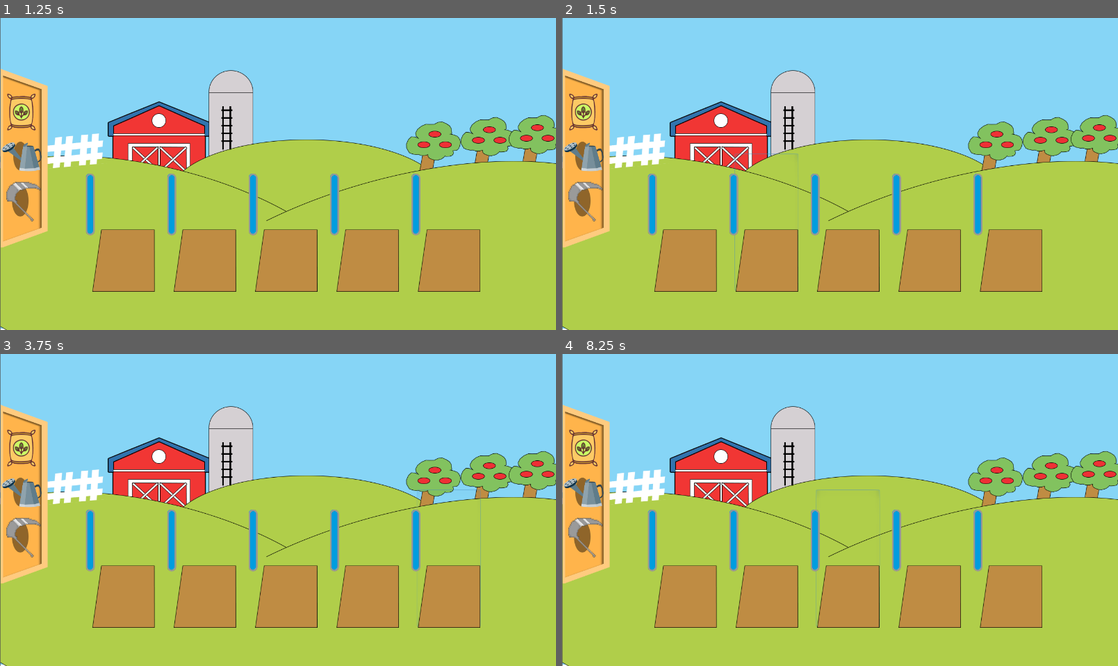
Above: before the commit, frames 1-4 (two rows, left to right).
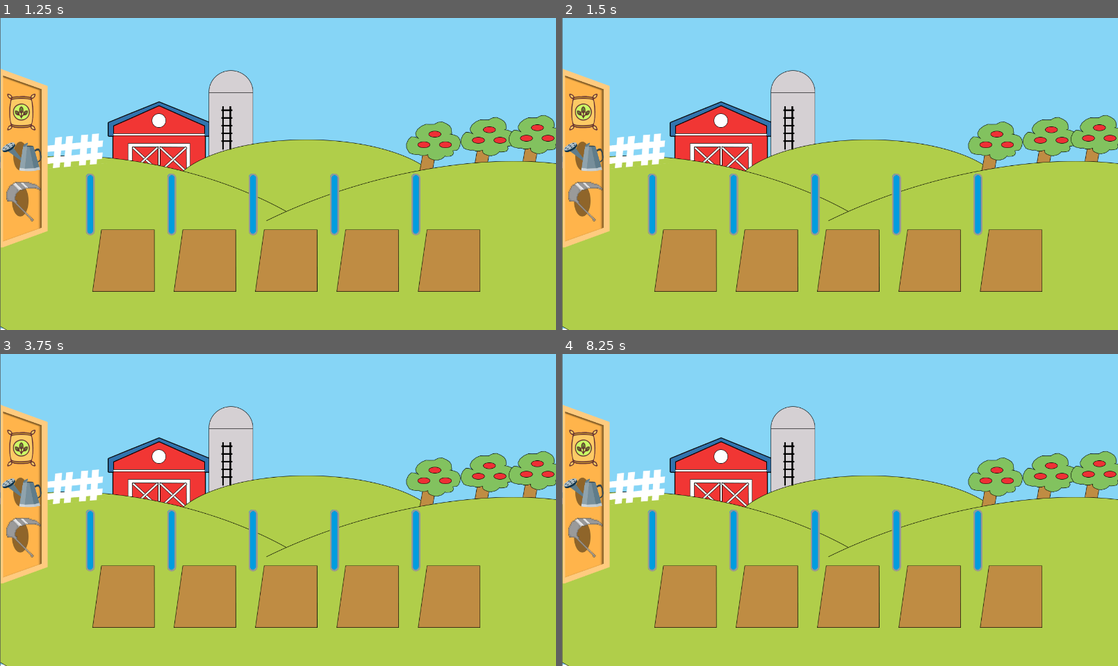
Above: after the commit, the same moments.

Repository: geofany/Ayo-Tanam
Game: Godot game, scene res://Main Game.tscn
Same seed, same stepped clock (60 frames per second), same inputs: the game is played once before the commit and once after it.
Inputs (mouse positions are in pixels of both pictures, inside the frame that each line leads up to):
- Up to frame 1 (1.25 s): click (122, 220) at 0.5 s
- Up to frame 2 (1.5 s): click (767, 220) at 1.25 s
- Up to frame 3 (3.75 s): click (283, 556) at 2 s; click (366, 556) at 2.75 s; click (450, 556) at 3.5 s
- Up to frame 4 (8.25 s): click (584, 447) at 4.25 s; click (584, 491) at 5 s; click (584, 538) at 5.75 s; click (684, 556) at 6.5 s; click (767, 556) at 7.25 s; click (845, 556) at 8 s

Frame 1 is identical in both runs. In frame 2, less than 0.1% of the frame differs, in the area x 31-43%, y 43-88%; in frame 3, less than 0.1%, in the area x 75-87%, y 43-88%; in frame 4, less than 0.1%.

Commit message:
Update Main Game.tscn

Diff:
--- a/Main Game.tscn
+++ b/Main Game.tscn
@@ -216,6 +216,7 @@
 margin_top = 333.723
 margin_right = 581.186
 margin_bottom = 670.723
+focus_mode = 0
 flat = true
 script = ExtResource( 3 )
 
@@ -248,6 +249,7 @@
 margin_top = 333.723
 margin_right = 781.186
 margin_bottom = 670.723
+focus_mode = 0
 flat = true
 script = ExtResource( 3 )
 
@@ -280,6 +282,7 @@
 margin_top = 333.723
 margin_right = 981.186
 margin_bottom = 670.723
+focus_mode = 0
 flat = true
 script = ExtResource( 3 )
 
@@ -307,11 +310,11 @@
 fill_mode = 3
 
 [node name="tanah5" type="Button" parent="."]
-editor/display_folded = true
 margin_left = 1024.19
 margin_top = 333.723
 margin_right = 1181.19
 margin_bottom = 670.723
+focus_mode = 0
 flat = true
 script = ExtResource( 3 )
 
